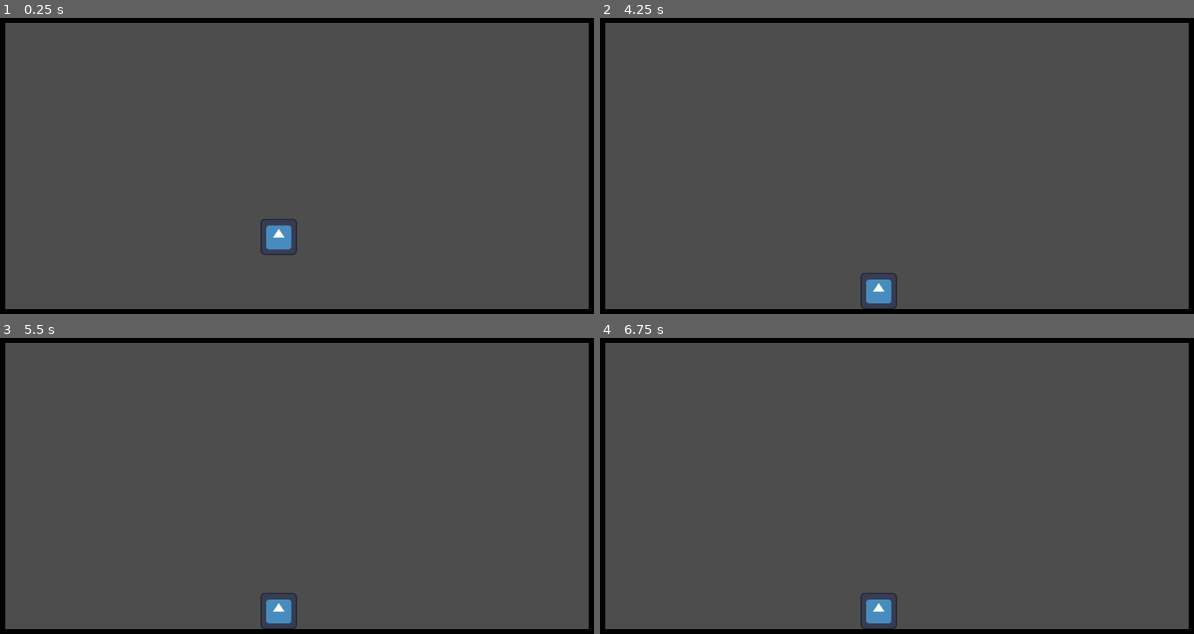
Above: before the commit, frames 1-4 (two rows, left to right).
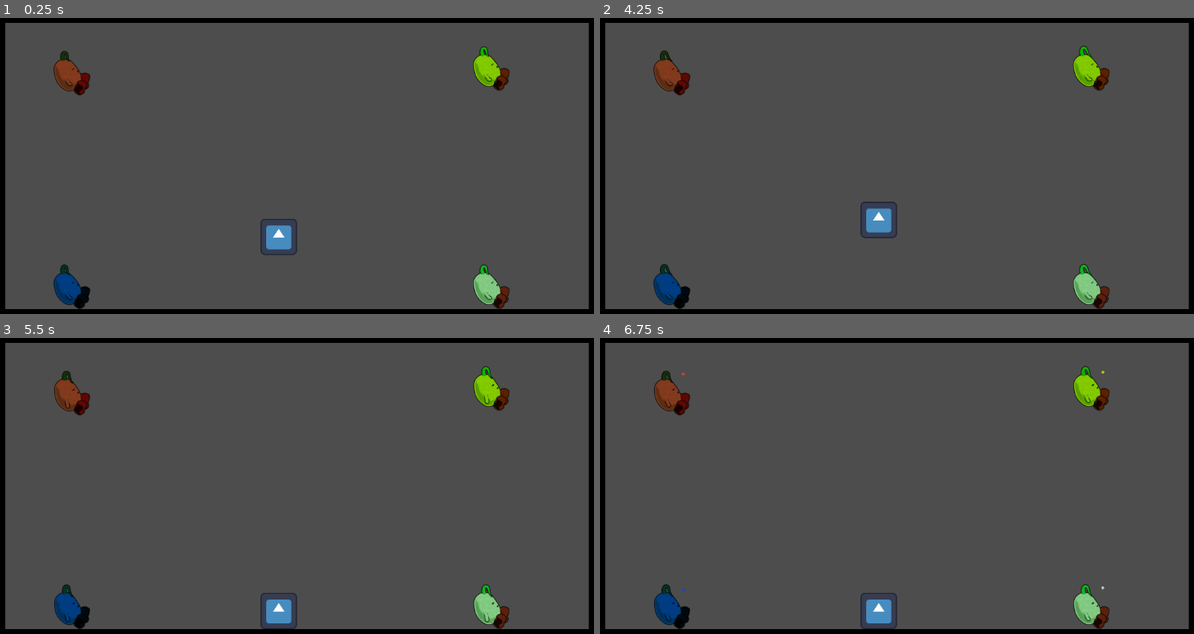
Above: after the commit, the same moments.

Repository: codernunk/godot4-flick-mechanic-demo
Game: Godot game, scene res://main.tscn
Two runs of this game, one before a commit and one after it. Both use one fixed random seed, a clock stepped at 60 frames per second and the inputs below. The engine's default icon, where the game draws it, is replaced by a stand-in: a white triangle on a blue panel in a dark square.
Inputs (mouse positions are in pixels of both pictures, inside the frame that each line leads up to):
- Up to frame 1 (0.25 s): no input
- Up to frame 2 (4.25 s): move the mouse to (1039, 148) at 0.52 s; click (1039, 148) at 0.67 s; drag from (766, 183) to (861, 240) at 1.27 s; move the mouse to (962, 86) at 2.02 s; click (962, 86) at 2.17 s; tap Enter at 2.75 s; drag from (861, 240) to (700, 109) at 2.77 s; move the mouse to (1093, 222) at 3.52 s; click (1093, 222) at 3.67 s; tap Escape (ui_cancel) at 4.15 s
- Up to frame 3 (5.5 s): drag from (100, 429) to (196, 394) at 4.27 s; move the mouse to (332, 486) at 5.02 s; click (332, 486) at 5.17 s
- Up to frame 4 (6.75 s): tap Space at 5.75 s; drag from (796, 394) to (766, 503) at 5.77 s; tap Enter at 6.5 s; move the mouse to (1039, 468) at 6.52 s; click (1039, 468) at 6.67 s

The runs differ from the first frame. In frame 1, 2.1% of the frame differs, in the area x 8-86%, y 9-99%; in frame 2, 3.1%; in frame 3, 2.1%; in frame 4, 2.2%.

Commit message:
Collectable buddy demo

Diff:
--- /dev/null
+++ b/level.gd
@@ -0,0 +1,21 @@
+extends Node
+
+enum Colors { GREEN, YELLOW, BLUE, RED }
+
+const levels = ["main.tscn"]
+
+var current_level := 0
+var buddies: Array = []
+
+func _init():
+	for i in len(levels):
+		var b = []
+		for j in len(Colors):
+			b.append(false)
+		buddies.append(b)
+
+func get_buddy(color: Colors):
+	buddies[current_level][color] = true
+
+func is_buddy_collected(color: Colors):
+	return buddies[current_level][color]
--- a/main.tscn
+++ b/main.tscn
@@ -1,8 +1,9 @@
-[gd_scene load_steps=4 format=3 uid="uid://bf6kmrb3p6sr1"]
+[gd_scene load_steps=5 format=3 uid="uid://bf6kmrb3p6sr1"]
 
 [ext_resource type="PackedScene" uid="uid://u1k1sdt5l0gt" path="res://scenes/character/character.tscn" id="1_1n0o7"]
 [ext_resource type="PackedScene" uid="uid://bsxgfejsq04qo" path="res://scenes/land/floor.tscn" id="2_rv0sn"]
 [ext_resource type="PackedScene" uid="uid://d03ytibd2nv0" path="res://scenes/land/wall.tscn" id="3_yowag"]
+[ext_resource type="PackedScene" uid="uid://cfwmhduvbtc8d" path="res://scenes/buddy/buddy.tscn" id="4_61w7k"]
 
 [node name="Level" type="Node2D"]
 
@@ -18,3 +19,21 @@
 
 [node name="Floor4" parent="." instance=ExtResource("3_yowag")]
 position = Vector2(1088, 0)
+
+[node name="BuddyGreen" parent="." instance=ExtResource("4_61w7k")]
+position = Vector2(928, 512)
+
+[node name="BuddyBlue" parent="." instance=ExtResource("4_61w7k")]
+modulate = Color(0, 0.301961, 1, 1)
+position = Vector2(192, 512)
+color = 2
+
+[node name="BuddyRed" parent="." instance=ExtResource("4_61w7k")]
+modulate = Color(1, 0.286275, 0.223529, 1)
+position = Vector2(192, 136)
+color = 3
+
+[node name="BuddyYellow" parent="." instance=ExtResource("4_61w7k")]
+modulate = Color(1, 1, 0, 1)
+position = Vector2(928, 128)
+color = 1
--- a/project.godot
+++ b/project.godot
@@ -12,10 +12,15 @@
 
 config/name="godot4-flick-mechanic-demo"
 run/main_scene="res://main.tscn"
-config/features=PackedStringArray("4.0", "Forward Plus")
+config/features=PackedStringArray("4.1", "Forward Plus")
 config/icon="res://icon.svg"
+
+[autoload]
+
+Level="*res://level.gd"
 
 [layer_names]
 
 2d_physics/layer_1="player"
 2d_physics/layer_2="land"
+2d_physics/layer_3="collectable"
--- /dev/null
+++ b/scenes/buddy/buddy.gd
@@ -0,0 +1,18 @@
+extends Area2D
+class_name Buddy
+
+@export var color: Level.Colors
+
+func _ready():
+	if Level.is_buddy_collected(color):
+		$AnimationPlayer.play("Active")
+		$CollisionShape2D.set_deferred("disabled", true)
+
+func _on_body_entered(body):
+	$AnimationPlayer.play("Get")
+	$CollisionShape2D.set_deferred("disabled", true)
+
+func _on_animation_player_animation_finished(anim_name):
+	if anim_name == "Get":
+		Level.get_buddy(color)
+		$AnimationPlayer.play("Active")
--- /dev/null
+++ b/scenes/buddy/buddy.tscn
@@ -0,0 +1,182 @@
+[gd_scene load_steps=15 format=3 uid="uid://cfwmhduvbtc8d"]
+
+[ext_resource type="Script" path="res://scenes/buddy/buddy.gd" id="1_28o3q"]
+[ext_resource type="Texture2D" uid="uid://bw0662uewipk6" path="res://scenes/buddy/buddy.png" id="1_oobh0"]
+[ext_resource type="Texture2D" uid="uid://bh0ahxyaakkof" path="res://scenes/buddy/fx_bubble.png" id="2_fiwk7"]
+
+[sub_resource type="RectangleShape2D" id="RectangleShape2D_lgrxh"]
+size = Vector2(80, 96)
+
+[sub_resource type="Animation" id="Animation_yoeuv"]
+resource_name = "Active"
+loop_mode = 1
+tracks/0/type = "value"
+tracks/0/imported = false
+tracks/0/enabled = true
+tracks/0/path = NodePath("Sprite2D:frame")
+tracks/0/interp = 1
+tracks/0/loop_wrap = true
+tracks/0/keys = {
+"times": PackedFloat32Array(0, 1),
+"transitions": PackedFloat32Array(1, 1),
+"update": 0,
+"values": [120, 179]
+}
+tracks/1/type = "value"
+tracks/1/imported = false
+tracks/1/enabled = true
+tracks/1/path = NodePath("SleepParticles:emitting")
+tracks/1/interp = 1
+tracks/1/loop_wrap = true
+tracks/1/keys = {
+"times": PackedFloat32Array(0),
+"transitions": PackedFloat32Array(1),
+"update": 1,
+"values": [false]
+}
+
+[sub_resource type="Animation" id="Animation_050b0"]
+resource_name = "Get"
+tracks/0/type = "value"
+tracks/0/imported = false
+tracks/0/enabled = true
+tracks/0/path = NodePath("Sprite2D:frame")
+tracks/0/interp = 1
+tracks/0/loop_wrap = true
+tracks/0/keys = {
+"times": PackedFloat32Array(0, 1),
+"transitions": PackedFloat32Array(1, 1),
+"update": 0,
+"values": [60, 120]
+}
+tracks/1/type = "value"
+tracks/1/imported = false
+tracks/1/enabled = true
+tracks/1/path = NodePath("SleepParticles:emitting")
+tracks/1/interp = 1
+tracks/1/loop_wrap = true
+tracks/1/keys = {
+"times": PackedFloat32Array(0),
+"transitions": PackedFloat32Array(1),
+"update": 1,
+"values": [false]
+}
+
+[sub_resource type="Animation" id="Animation_y8qtq"]
+resource_name = "Inactive"
+length = 2.0
+loop_mode = 1
+tracks/0/type = "value"
+tracks/0/imported = false
+tracks/0/enabled = true
+tracks/0/path = NodePath("Sprite2D:frame")
+tracks/0/interp = 1
+tracks/0/loop_wrap = true
+tracks/0/keys = {
+"times": PackedFloat32Array(0, 2),
+"transitions": PackedFloat32Array(1, 1),
+"update": 0,
+"values": [0, 59]
+}
+tracks/1/type = "value"
+tracks/1/imported = false
+tracks/1/enabled = true
+tracks/1/path = NodePath("SleepParticles:emitting")
+tracks/1/interp = 1
+tracks/1/loop_wrap = true
+tracks/1/keys = {
+"times": PackedFloat32Array(0),
+"transitions": PackedFloat32Array(1),
+"update": 1,
+"values": [true]
+}
+
+[sub_resource type="Animation" id="Animation_dfsjp"]
+length = 0.001
+tracks/0/type = "value"
+tracks/0/imported = false
+tracks/0/enabled = true
+tracks/0/path = NodePath("Sprite2D:frame")
+tracks/0/interp = 1
+tracks/0/loop_wrap = true
+tracks/0/keys = {
+"times": PackedFloat32Array(0),
+"transitions": PackedFloat32Array(1),
+"update": 1,
+"values": [0]
+}
+tracks/1/type = "value"
+tracks/1/imported = false
+tracks/1/enabled = true
+tracks/1/path = NodePath("SleepParticles:emitting")
+tracks/1/interp = 1
+tracks/1/loop_wrap = true
+tracks/1/keys = {
+"times": PackedFloat32Array(0),
+"transitions": PackedFloat32Array(1),
+"update": 1,
+"values": [true]
+}
+
+[sub_resource type="AnimationLibrary" id="AnimationLibrary_boqfw"]
+_data = {
+"Active": SubResource("Animation_yoeuv"),
+"Get": SubResource("Animation_050b0"),
+"Inactive": SubResource("Animation_y8qtq"),
+"RESET": SubResource("Animation_dfsjp")
+}
+
+[sub_resource type="Gradient" id="Gradient_5onen"]
+offsets = PackedFloat32Array(0, 0.5, 1)
+colors = PackedColorArray(0, 0, 0, 0, 1, 1, 1, 1, 1, 1, 1, 0)
+
+[sub_resource type="GradientTexture1D" id="GradientTexture1D_q24jc"]
+gradient = SubResource("Gradient_5onen")
+
+[sub_resource type="Curve" id="Curve_j7e85"]
+_data = [Vector2(0, 0), 0.0, 0.0, 0, 0, Vector2(1, 1), 1.4, 0.0, 0, 0]
+point_count = 2
+
+[sub_resource type="CurveTexture" id="CurveTexture_mu3bj"]
+curve = SubResource("Curve_j7e85")
+
+[sub_resource type="ParticleProcessMaterial" id="ParticleProcessMaterial_jtdio"]
+particle_flag_disable_z = true
+gravity = Vector3(-1, -9, 0)
+initial_velocity_min = 2.0
+initial_velocity_max = 2.0
+orbit_velocity_min = 0.0
+orbit_velocity_max = 0.0
+scale_min = 0.1
+scale_max = 0.1
+scale_curve = SubResource("CurveTexture_mu3bj")
+color_ramp = SubResource("GradientTexture1D_q24jc")
+
+[node name="Buddy" type="Area2D"]
+collision_layer = 4
+script = ExtResource("1_28o3q")
+
+[node name="Sprite2D" type="Sprite2D" parent="."]
+texture = ExtResource("1_oobh0")
+hframes = 16
+vframes = 16
+
+[node name="CollisionShape2D" type="CollisionShape2D" parent="."]
+position = Vector2(0, 16)
+shape = SubResource("RectangleShape2D_lgrxh")
+
+[node name="AnimationPlayer" type="AnimationPlayer" parent="."]
+autoplay = "Inactive"
+libraries = {
+"": SubResource("AnimationLibrary_boqfw")
+}
+
+[node name="SleepParticles" type="GPUParticles2D" parent="."]
+position = Vector2(8, 24)
+amount = 1
+process_material = SubResource("ParticleProcessMaterial_jtdio")
+texture = ExtResource("2_fiwk7")
+lifetime = 4.0
+
+[connection signal="body_entered" from="." to="." method="_on_body_entered"]
+[connection signal="animation_finished" from="AnimationPlayer" to="." method="_on_animation_player_animation_finished"]
--- a/scenes/character/character.gd
+++ b/scenes/character/character.gd
@@ -16,6 +16,8 @@
 var is_dragging: bool = false
 
 func _input(event: InputEvent) -> void:
+	if Input.is_action_just_pressed("ui_cancel"):
+		get_tree().reload_current_scene()
 	if event is InputEventMouseButton:
 		if event.is_pressed() and (event.global_position - global_position).length() < CLICK_THRESHOLD:
 			# This captures the "click" or "touch" step, meaning this will fire once the character is touched
Binary file added: scenes/buddy/buddy.png
Not shown, added: scenes/buddy/buddy.png.import
Binary file added: scenes/buddy/fx_bubble.png
Not shown, added: scenes/buddy/fx_bubble.png.import
